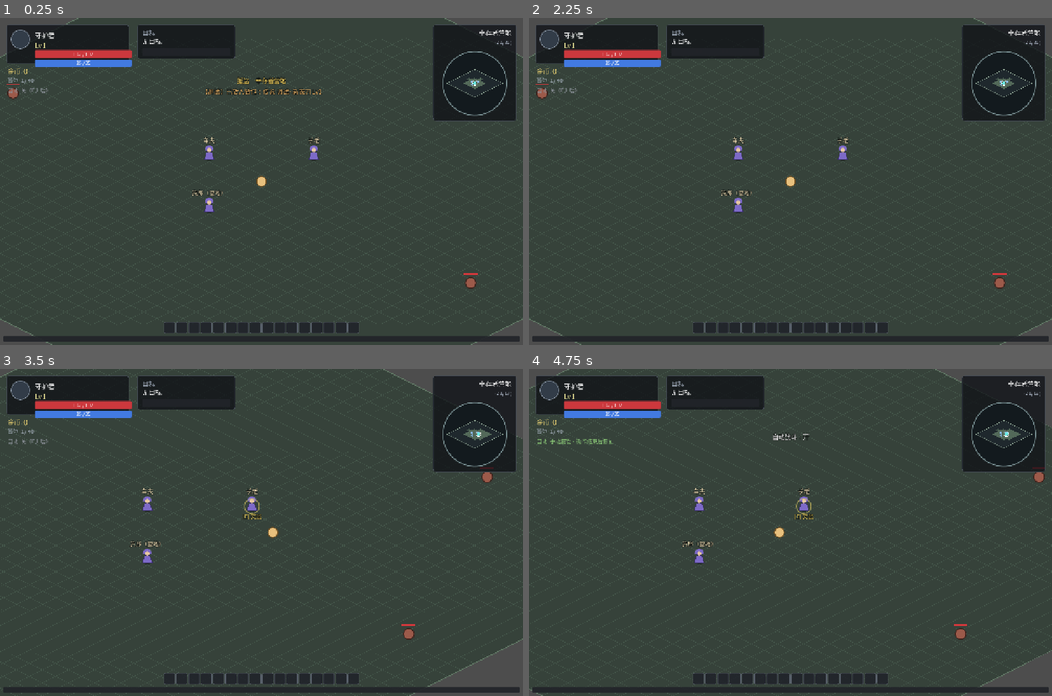
Above: before the commit, frames 1-4 (two rows, left to right).
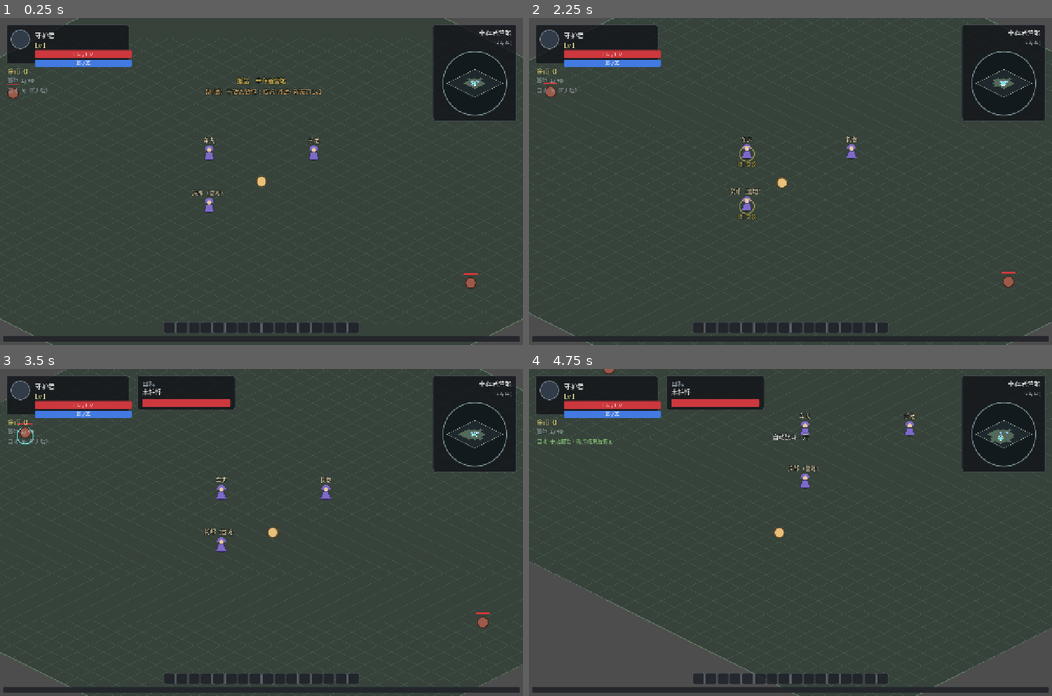
Above: after the commit, the same moments.

Repository: fengcms/DegenerateAge
Game: Godot game, scene res://scenes/Main.tscn
The game is run twice, just before and just after one commit, with the same random seed, the same clock (stepped at 60 frames per second) and the same inputs.
Inputs (mouse positions are in pixels of both pictures, inside the frame that each line leads up to):
- Up to frame 1 (0.25 s): no input
- Up to frame 2 (2.25 s): tap Enter at 0.5 s; drag from (1004, 83) to (842, 109) at 0.52 s; click "关闭 · Esc" at 1.25 s; tap Space (attack) at 2 s; drag from (685, 197) to (764, 246) at 2.02 s
- Up to frame 3 (3.5 s): move the mouse to (313, 460) at 2.77 s; hold D (move_right) from 2.78 s (still down); hold Tab (target_next) from 2.78 s (still down); click (313, 460) at 2.92 s; tap Space (attack) at 3.05 s
- Up to frame 4 (4.75 s): release D (move_right) at 3.5 s; release Tab (target_next) at 3.5 s; drag from (764, 597) to (633, 483) at 3.52 s; move the mouse to (947, 581) at 4.27 s; hold A (move_left) from 4.28 s (still down); hold F (auto_battle) from 4.28 s (still down); click (947, 581) at 4.42 s; tap Tab (target_next) at 4.55 s

The runs differ from the first frame. In frame 1, 1.9% of the frame differs, in the area x 26-45%, y 2-13%; in frame 2, 3.1%, in the area x 0-100%, y 0-100%; in frame 3, 1.7%; in frame 4, 1.6%.

Commit message:
feat(input): 接入可视目标切换与鼠标移动追击普攻

Diff:
--- a/scenes/ui/Hud.tscn
+++ b/scenes/ui/Hud.tscn
@@ -72,7 +72,7 @@
 offset_top = 16.0
 offset_right = 316.0
 offset_bottom = 112.0
-mouse_filter = 2
+mouse_filter = 0
 theme_override_styles/panel = SubResource("sb_panel")
 
 [node name="Portrait" type="Panel" parent="StatusPanel"]
@@ -211,12 +211,13 @@
 alignment = 1
 
 [node name="TargetPanel" type="Panel" parent="."]
+visible = false
 layout_mode = 0
 offset_left = 336.0
 offset_top = 16.0
 offset_right = 576.0
 offset_bottom = 100.0
-mouse_filter = 2
+mouse_filter = 0
 theme_override_styles/panel = SubResource("sb_panel")
 
 [node name="TargetTitle" type="Label" parent="TargetPanel"]
@@ -263,7 +264,7 @@
 offset_right = -16.0
 offset_bottom = 252.0
 grow_horizontal = 0
-mouse_filter = 2
+mouse_filter = 0
 theme_override_styles/panel = SubResource("sb_panel")
 
 [node name="MapName" type="Label" parent="MapPanel"]
@@ -312,7 +313,7 @@
 offset_bottom = 260.0
 grow_horizontal = 0
 grow_vertical = 1
-mouse_filter = 2
+mouse_filter = 0
 theme_override_styles/panel = SubResource("sb_panel")
 
 [node name="Margin" type="MarginContainer" parent="QuestTracker"]
@@ -351,7 +352,7 @@
 offset_bottom = -28.0
 grow_horizontal = 2
 grow_vertical = 0
-mouse_filter = 2
+mouse_filter = 0
 theme_override_constants/separation = 2
 alignment = 1
 
--- a/scripts/entities/monster.gd
+++ b/scripts/entities/monster.gd
@@ -42,6 +42,11 @@
 var max_hp: int = 1
 var hp: int = 1
 var is_dead: bool = false
+var selected := false
+
+func set_selected(value: bool) -> void:
+	selected = value
+	queue_redraw()
 var state: int = State.IDLE
 
 # ---- 由模板派生的 AI 参数 ----
@@ -380,6 +385,8 @@
 	EventBus.loot_spawned.emit(item)
 
 func _draw() -> void:
+	if selected and not is_dead:
+		draw_arc(Vector2.ZERO, RADIUS + 7, 0, TAU, 40, Color("6eebe6"), 2.5, true)
 	var aggro := state == State.CHASE or state == State.ATTACK
 	var body := COLOR_AGGRO if aggro else COLOR_BODY
 	if _flash_t > 0.0:
--- a/scripts/entities/player.gd
+++ b/scripts/entities/player.gd
@@ -5,7 +5,7 @@
 ## M1-3/M1-4：移动 + 普攻结算；M1-5：受击硬直 + 无敌帧 + 死亡复活占位；
 ## M1-9：暴露自动移动 / 自动攻击接口（供 AutoBattle 决策机驱动，3.14）。
 ## 普攻设计为「离散事件」——每次成功发动只结算一次，天然满足 T04（不重复结算）。
-## 技能 / 超距走位在后续子步骤接入。
+## 锁定目标超距接近与点击普攻已接入；技能格随后续技能系统接线。
 
 const RADIUS := 12.0
 const COLOR_BODY := Color("e8c07d")
@@ -50,7 +50,10 @@
 var auto_move: Vector2 = Vector2.ZERO
 ## 上一帧是否检测到手动输入（供 auto_battle 判定「手动接管」）。
 var manual_input_active: bool = false
-## 大地图发出的手动目的地与普攻/自动共用 velocity + move_and_slide；不保存运行态路线。
+## 锁定目标与手动指令归玩家持有；地面/大地图/追击共用移动与普攻，不保存运行态路线。
+var locked_target: Node2D = null
+var target_is_manual := false
+var manual_attack_active := false
 var map_move_active := false
 var _map_destination := Vector2.ZERO
 var _map_check_t := 0.0
@@ -58,15 +61,63 @@
 var _map_stuck_count := 0
 var _map_background := false
 
-func request_map_move(point: Vector2) -> bool:
-	if is_dead or not point.is_finite():
-		return false
+func valid_target(target: Variant) -> bool:
+	return is_instance_valid(target) and target is Node2D and not target.is_queued_for_deletion() and target.get("is_dead") != true and target.has_method("take_hit")
+
+func select_target(target: Node2D, manual: bool = true) -> void:
+	if target != null and not valid_target(target):
+		target = null
+	if is_instance_valid(locked_target) and locked_target.has_method("set_selected"):
+		locked_target.set_selected(false)
+	locked_target = target
+	target_is_manual = manual and target != null
+	if locked_target != null and locked_target.has_method("set_selected"):
+		locked_target.set_selected(true)
+	EventBus.target_changed.emit(locked_target)
+
+func begin_manual_command() -> void:
+	auto_move = Vector2.ZERO
+	var pilot := get_node_or_null("AutoPilot") as AutoBattle
+	if pilot != null:
+		pilot.begin_manual_override()
+
+func request_target_attack(target: Node2D) -> bool:
+	if is_dead or not valid_target(target):
+		return false
+	select_target(target)
+	map_move_active = false
+	manual_attack_active = true
+	reset_move_progress(target.global_position)
+	begin_manual_command()
+	return true
+
+func reset_move_progress(point: Vector2) -> void:
 	_map_destination = point
-	map_move_active = true
 	_map_last_distance = global_position.distance_to(point)
 	_map_check_t = 0.0
 	_map_stuck_count = 0
-	auto_move = Vector2.ZERO
+
+func _manual_attack_direction(delta: float) -> Vector2:
+	if not valid_target(locked_target):
+		manual_attack_active = false
+		select_target(null)
+		return Vector2.ZERO
+	if global_position.distance_to(locked_target.global_position) <= melee_range_px() - AutoBattle.STOP_GAP:
+		_map_stuck_count = 0
+		_map_check_t = 0.0
+		_map_last_distance = INF
+		try_auto_attack(locked_target)
+		return Vector2.ZERO
+	_map_destination = locked_target.global_position
+	return _map_direction(delta)
+
+func request_map_move(point: Vector2) -> bool:
+	if is_dead or not point.is_finite():
+		return false
+	manual_attack_active = false
+	map_move_active = true
+	reset_move_progress(point)
+	begin_manual_command()
 	return true
 
 func _notification(what: int) -> void:
@@ -87,7 +138,8 @@
 		_map_last_distance = distance
 		if _map_stuck_count >= AutoBattle.STUCK_LIMIT:
 			map_move_active = false
-			EventBus.toast_requested.emit("前往地图目标受阻，请换一个位置", "danger")
+			manual_attack_active = false
+			EventBus.toast_requested.emit("前往目标受阻，请换一个位置或目标", "danger")
 			return Vector2.ZERO
 	return global_position.direction_to(_map_destination)
 
@@ -98,6 +150,9 @@
 	_basic = b if b is Dictionary else {"coefficient": 1.0, "range": 1.0}
 
 func _physics_process(delta: float) -> void:
+	if locked_target != null and not valid_target(locked_target):
+		manual_attack_active = false
+		select_target(null)
 	_slow_remaining = maxf(0.0, _slow_remaining - delta)
 	_invuln = maxf(0.0, _invuln - delta)
 	_attack_cd = maxf(0.0, _attack_cd - delta)
@@ -127,14 +182,20 @@
 	# Input.get_vector 已做归一化：斜向不会比正向更快（八向移动）
 	var dir := Input.get_vector("move_left", "move_right", "move_up", "move_down")
 	manual_input_active = dir.length() > MANUAL_EPS
-	if manual_input_active or Input.is_action_pressed("attack") or Input.is_mouse_button_pressed(MOUSE_BUTTON_RIGHT):
+	if manual_input_active or Input.is_mouse_button_pressed(MOUSE_BUTTON_RIGHT):
 		map_move_active = false
-	if map_move_active:
+		manual_attack_active = false
+	if Input.is_action_pressed("attack") and not manual_input_active and not manual_attack_active:
+		if valid_target(locked_target):
+			request_target_attack(locked_target)
+		else:
+			map_move_active = false
+	if manual_attack_active or map_move_active:
 		if _map_background:
 			dir = Vector2.ZERO
 		elif _stun <= 0.0:
-			dir = _map_direction(delta)
-		manual_input_active = map_move_active
+			dir = _manual_attack_direction(delta) if manual_attack_active else _map_direction(delta)
+		manual_input_active = true
 	# 手动输入优先；无手动输入时由自动战斗的移动意图接管（3.14：自动与手动共用同一移动路径）
 	if not manual_input_active and auto_move != Vector2.ZERO:
 		dir = auto_move
@@ -144,7 +205,7 @@
 	move_and_slide()
 
 	# 普攻：按住攻击键，冷却结束即发动一次（每次发动 = 一次结算）
-	if _stun <= 0.0 and Input.is_action_pressed("attack") and _attack_cd <= 0.0:
+	if not manual_attack_active and _stun <= 0.0 and Input.is_action_pressed("attack") and _attack_cd <= 0.0:
 		_try_attack()
 
 	_update_blink()
@@ -166,6 +227,8 @@
 	if is_dead:
 		return
 	map_move_active = false
+	manual_attack_active = false
+	select_target(null)
 	_slow_remaining = 0.0
 	_slow_pct = 0.0
 	is_dead = true
@@ -214,6 +277,8 @@
 		return false
 	if target.get("is_dead") == true or not target.has_method("take_hit"):
 		return false
+	if not target is Node2D or global_position.distance_to(target.global_position) > melee_range_px():
+		return false
 	_attack_cd = maxf(Combat.MIN_ATTACK_INTERVAL, float(GameState.player.get("attackInterval", 0.8)))
 	perform_attack(target)
 	return true
@@ -224,10 +289,10 @@
 func melee_range_px() -> float:
 	return float(_basic.get("range", 1.0)) * Iso.TILE_W
 
-## 尝试普攻：找到攻击范围内最近的敌人则发动（无目标则不动作）。
+## 尝试普攻：优先锁定目标；无锁定时使用范围内最近敌人。
 func _try_attack() -> void:
-	var target := find_nearest_enemy_in_range()
-	if target == null:
+	var target: Node = locked_target if valid_target(locked_target) else find_nearest_enemy_in_range()
+	if target == null or global_position.distance_to(target.global_position) > melee_range_px():
 		return
 	_attack_cd = maxf(Combat.MIN_ATTACK_INTERVAL, float(GameState.player.get("attackInterval", 0.8)))
 	perform_attack(target)
@@ -249,7 +314,8 @@
 
 	Fx.damage_number(get_tree(), target as Node2D, result)
 	EventBus.damage_dealt.emit(target, int(result.get("damage", 0)), bool(result.get("critical", false)))
-	EventBus.target_changed.emit(target)
+	if locked_target != target:
+		select_target(target as Node2D, false)
 	target.take_hit(result, self)
 	return result
 
--- a/scripts/systems/auto_battle.gd
+++ b/scripts/systems/auto_battle.gd
@@ -146,7 +146,7 @@
 		return
 
 	# 持续手动操作先刷新计时；松手后才开始倒计时，避免按住时提前恢复。
-	if _player.map_move_active or _has_manual_input():
+	if _player.map_move_active or _player.manual_attack_active or _has_manual_input():
 		begin_manual_override()
 		return
 
@@ -165,7 +165,7 @@
 	_player.set_auto_move(Vector2.ZERO)
 	_target = null
 	_loot = null
-	_manual_t = MANUAL_RESUME_DELAY
+	_manual_t = MANUAL_RESUME_DELAY if GameState.auto_battle_on else 0.0
 	if GameState.auto_battle_on:
 		_set_state(State.MANUAL_OVERRIDE, "手动接管 · 操作结束后恢复")
 
@@ -205,6 +205,7 @@
 			_search_t = SEARCH_INTERVAL
 			_target = _find_target()
 			if _target != null:
+				_player.select_target(_target as Node2D, _player.target_is_manual and _player.locked_target == _target)
 				_last_dist = INF
 				_stuck_count = 0
 		if _target == null:
@@ -260,6 +261,9 @@
 ## 锚点半径内搜索敌人（3.14）。排除 Boss（除非设置允许）、黑名单目标。
 ## M1 目标优先级：距离最近；同距离取血量更低者（「优先低代价 / 弱目标」的最小实现）。
 func _find_target() -> Node:
+	# 明确选中的目标优先；黑名单仍生效，避免不可达目标循环。
+	if _player.target_is_manual and _player.valid_target(_player.locked_target) and not _is_blacklisted(_player.locked_target):
+		return _player.locked_target
 	var radius := float(GameState.settings.get("searchRadius", 12)) * Iso.TILE_W
 	var allow_boss := bool(GameState.settings.get("allowBoss", false))
 	var best: Node = null
@@ -382,7 +386,7 @@
 		return true
 	if Input.is_action_pressed("attack") or Input.is_action_pressed("target_next"):
 		return true
-	if Input.is_mouse_button_pressed(MOUSE_BUTTON_LEFT) or Input.is_mouse_button_pressed(MOUSE_BUTTON_RIGHT):
+	if Input.is_mouse_button_pressed(MOUSE_BUTTON_RIGHT):
 		return true
 	return false
 
--- a/scripts/ui/hud.gd
+++ b/scripts/ui/hud.gd
@@ -63,6 +63,7 @@
 			_auto_phase = pilot.current_phase()
 	_refresh_auto()
 	_refresh_quests()
+	_update_target()
 
 func _process(_delta: float) -> void:
 	_update_coords()
@@ -223,6 +224,7 @@
 		_map_coords.text = "(%d, %d)" % [int(round(g.x)), int(round(g.y))]
 
 func _update_target() -> void:
+	$TargetPanel.visible = is_instance_valid(_target) and not _target.is_queued_for_deletion() and _target.get("is_dead") != true
 	if _target != null and is_instance_valid(_target) and _target.get("is_dead") != true:
 		_target_name.text = String(_target.get("display_name"))
 		_target_hp.max_value = maxi(1, int(_target.get("max_hp")))
--- a/scripts/world/game.gd
+++ b/scripts/world/game.gd
@@ -146,7 +146,59 @@
 func _notify_arrival() -> void:
 	EventBus.toast_requested.emit("抵达　%s" % MapService.display_name(GameState.current_map), "levelup")
 
+## 使用画布投影后的视口范围，随相机、缩放与窗口尺寸变化。
+func visible_enemies() -> Array[Node2D]:
+	var candidates: Array[Node2D] = []
+	var rect := get_viewport_rect()
+	for enemy in get_tree().get_nodes_in_group("enemies"):
+		if not _player.valid_target(enemy) or not enemy.is_visible_in_tree():
+			continue
+		if rect.has_point(enemy.get_global_transform_with_canvas().origin):
+			candidates.append(enemy)
+	candidates.sort_custom(func(a: Node2D, b: Node2D) -> bool:
+		var da := _player.global_position.distance_squared_to(a.global_position)
+		var db := _player.global_position.distance_squared_to(b.global_position)
+		return a.get_instance_id() < b.get_instance_id() if is_equal_approx(da, db) else da < db)
+	return candidates
+
+func cycle_target() -> void:
+	var candidates := visible_enemies()
+	_player.manual_attack_active = false
+	_player.map_move_active = false
+	_player.begin_manual_command()
+	if candidates.is_empty():
+		_player.select_target(null)
+		EventBus.toast_requested.emit("可视范围内没有目标", "info")
+		return
+	var index := candidates.find(_player.locked_target)
+	_player.select_target(candidates[(index + 1) % candidates.size()])
+
+func enemy_at_screen(point: Vector2) -> Node2D:
+	var best: Node2D = null
+	var nearest := INF
+	for enemy in visible_enemies():
+		var local: Vector2 = enemy.get_global_transform_with_canvas().affine_inverse() * point
+		var distance := local.distance_to(Vector2(0, -Monster.RADIUS * 0.6))
+		if distance <= Monster.RADIUS + 9 and distance < nearest:
+			nearest = distance
+			best = enemy
+	return best
+
 func _unhandled_input(event: InputEvent) -> void:
+	if not GameState.panel_open and not _player.is_dead:
+		if event.is_action_pressed("target_next") and not event.is_echo():
+			cycle_target()
+			get_viewport().set_input_as_handled()
+			return
+		if event is InputEventMouseButton and event.button_index == MOUSE_BUTTON_LEFT and event.pressed:
+			var enemy := enemy_at_screen(event.position)
+			if enemy != null:
+				_player.request_target_attack(enemy)
+			else:
+				var world_point: Vector2 = get_canvas_transform().affine_inverse() * event.position
+				_player.request_map_move(_ground.clamp_to_map(world_point))
+			get_viewport().set_input_as_handled()
+			return
 	# 开发期验证键（M5 移除）：H = 自伤 15，用于验证 HUD 血条实时刷新。
 	if OS.is_debug_build() and event.is_action_pressed("debug_hurt"):
 		GameState.damage_player(15)
--- /dev/null
+++ b/tests/InputFeedbackTest.tscn
@@ -0,0 +1,4 @@
+[gd_scene load_steps=2 format=3]
+[ext_resource type="Script" path="res://tests/input_feedback_test.gd" id="1"]
+[node name="InputFeedbackTest" type="Node"]
+script = ExtResource("1")
--- /dev/null
+++ b/tests/input_feedback_test.gd
@@ -0,0 +1,147 @@
+extends Node
+## 使用真实 Main 和 Viewport 输入路由验证试玩反馈；独立 tests 存档闸门。
+var failures: Array[String] = []
+
+func check(ok: bool, message: String) -> void:
+	if not ok:
+		failures.append(message)
+		print("[InputFeedback] 失败：", message)
+
+func key(code: Key) -> void:
+	for pressed in [true, false]:
+		var event := InputEventKey.new()
+		event.physical_keycode = code
+		event.keycode = code
+		event.pressed = pressed
+		get_viewport().push_input(event, true)
+
+func click(point: Vector2) -> void:
+	for pressed in [true, false]:
+		var event := InputEventMouseButton.new()
+		event.button_index = MOUSE_BUTTON_LEFT
+		event.position = point
+		event.pressed = pressed
+		get_viewport().push_input(event, true)
+
+func _ready() -> void:
+	GameState.reset_to_defaults()
+	var main: Node = load("res://scenes/Main.tscn").instantiate()
+	add_child(main)
+	await get_tree().process_frame
+	var world: Node2D = main.get_node("Game")
+	var player: PlayerCharacter = main.get_node("Game/Entities/Player")
+	var pilot: AutoBattle = player.get_node("AutoPilot")
+	var hud: Control = main.get_node("UI/Hud")
+	world.get_node("Spawner").set_process(false)
+	for enemy in get_tree().get_nodes_in_group("enemies"):
+		enemy.queue_free()
+	await get_tree().process_frame
+	var enemies: Array[Monster] = []
+	for offset in [Vector2(130, 0), Vector2(260, 0), Vector2(2000, 0)]:
+		var enemy := (load("res://scenes/entities/Monster.tscn") as PackedScene).instantiate() as Monster
+		enemy.monster_id = "training_dummy"
+		world.add_child(enemy)
+		enemy.global_position = player.global_position + offset
+		enemy.max_hp = 1000
+		enemy.hp = 1000
+		enemy.set_physics_process(false)
+		enemies.append(enemy)
+	await get_tree().create_timer(0.1).timeout
+	check(not hud.get_node("TargetPanel").visible, "无目标时整体隐藏")
+	key(KEY_TAB)
+	check(player.locked_target == enemies[0] and enemies[0].selected, "Tab 首选最近可见目标")
+	check(hud.get_node("TargetPanel").visible, "选中显示目标区")
+	key(KEY_TAB)
+	check(player.locked_target == enemies[1] and not enemies[0].selected, "Tab 切换并清除旧高亮")
+	key(KEY_TAB)
+	check(player.locked_target == enemies[0], "Tab 循环不选屏外怪")
+	check(not player.try_auto_attack(enemies[1]), "超距离不能直接扣血")
+	# 自动获得的旧目标不能绕过新锚点范围；显式锁定优先，但仍遵守不可达黑名单。
+	pilot._anchor = enemies[2].global_position
+	player.select_target(enemies[0], false)
+	check(pilot._find_target() == enemies[2], "自动旧目标不绕过锚点范围")
+	player.select_target(enemies[0])
+	check(pilot._find_target() == enemies[0], "用户锁定目标优先")
+	pilot._blacklist[enemies[0].get_instance_id()] = 8.0
+	check(pilot._find_target() != enemies[0], "锁定目标仍遵守不可达黑名单")
+	pilot._blacklist.clear()
+	pilot._anchor = player.global_position
+	# 空地移动使用世界投影，与相机位置无关。
+	var start := player.global_position
+	var point := start + Vector2(0, 130)
+	click(world.get_canvas_transform() * point)
+	await get_tree().create_timer(0.3).timeout
+	check(player.global_position.distance_to(point) < start.distance_to(point), "主地图左击实际行走")
+	Input.action_press("move_left")
+	await get_tree().physics_frame
+	await get_tree().physics_frame
+	Input.action_release("move_left")
+	check(not player.map_move_active, "WASD 取消点击行走")
+	# 点击指定的远目标，不应攻击更近的其他怪。
+	click(enemies[1].get_global_transform_with_canvas().origin + Vector2(0, -8))
+	check(player.manual_attack_active and player.locked_target == enemies[1], "点击怪物锁定并下达攻击")
+	await get_tree().create_timer(2.2).timeout
+	check(enemies[1].hp < 1000 and enemies[0].hp == 1000, "接近后持续普攻仅命中指定目标")
+	check(player.global_position.distance_to(enemies[1].global_position) <= player.melee_range_px(), "攻击时实际抵达范围")
+	if DisplayServer.get_name() != "headless":
+		await RenderingServer.frame_post_draw
+		get_viewport().get_texture().get_image().save_png("/tmp/degenerateage_input_selected.png")
+	# 打开面板后，地图区域鼠标不能驱动人物。
+	key(KEY_M)
+	var stopped := player.global_position
+	var hp_before := enemies[1].hp
+	await get_tree().create_timer(0.3).timeout
+	check(player.global_position.is_equal_approx(stopped) and enemies[1].hp == hp_before, "面板阻断追击及攻击")
+	key(KEY_ESCAPE)
+	Input.action_press("move_left")
+	await get_tree().physics_frame
+	await get_tree().physics_frame
+	Input.action_release("move_left")
+	check(not player.manual_attack_active, "WASD 取消连续攻击")
+	click(Vector2(100, 50))
+	check(not player.map_move_active and not player.manual_attack_active, "点击 HUD 不穿透到世界")
+	# Space 对 Tab 锁定目标同样可以超距接近。
+	player.global_position = start
+	player.select_target(enemies[1])
+	Input.action_press("attack")
+	await get_tree().physics_frame
+	await get_tree().physics_frame
+	Input.action_release("attack")
+	check(player.manual_attack_active, "Space 接近锁定目标")
+	player.manual_attack_active = false
+	# 目标直接释放也必须清除引用和 HUD。
+	enemies[1].queue_free()
+	await get_tree().process_frame
+	await get_tree().physics_frame
+	await get_tree().process_frame
+	check(not is_instance_valid(player.locked_target) and not hud.get_node("TargetPanel").visible, "目标释放清理选中和 HUD")
+	# 持续按键超过 3 秒不会恢复，松开后倒计时。
+	GameState.set_auto_battle(true)
+	pilot.set_physics_process(false)
+	player.set_physics_process(false)
+	Input.action_press("move_left")
+	for i in range(5):
+		pilot._physics_process(1.0)
+	check(pilot._manual_t == 3.0 and pilot.current_state() == AutoBattle.State.MANUAL_OVERRIDE, "持续手动操作刷新三秒")
+	Input.action_release("move_left")
+	pilot._physics_process(1.0)
+	check(pilot.current_phase().contains("2 秒") and String(hud.get_node("%AutoLabel").text).contains("2 秒"), "HUD 显示真实倒计时")
+	pilot._notification(NOTIFICATION_APPLICATION_FOCUS_OUT)
+	pilot._physics_process(1.0)
+	check(pilot._manual_t == 2.0, "后台冻结倒计时")
+	pilot._notification(NOTIFICATION_APPLICATION_FOCUS_IN)
+	GameState.set_auto_battle(false)
+	for enemy in enemies:
+		if is_instance_valid(enemy):
+			enemy.queue_free()
+	await get_tree().process_frame
+	key(KEY_TAB)
+	check(player.locked_target == null and not hud.get_node("TargetPanel").visible, "空场景 Tab 无目标")
+	if DisplayServer.get_name() != "headless":
+		await RenderingServer.frame_post_draw
+		get_viewport().get_texture().get_image().save_png("/tmp/degenerateage_input_empty.png")
+	main.queue_free()
+	await get_tree().process_frame
+	GameState.reset_to_defaults()
+	print("[InputFeedback] ", "全部通过 ✅" if failures.is_empty() else str(failures))
+	get_tree().quit(0 if failures.is_empty() else 1)
Not shown, added: tests/input_feedback_test.gd.uid
Not shown, changed: README.md
Not shown, changed: docs/产品文档/09-UI与交互规范.md
Not shown, changed: docs/工程文档/02-阶段开发计划与验收标准.md
Not shown, changed: docs/工程文档/08-开发交接文档.md
Not shown, changed: docs/工程文档/13-M3多地图车夫精英与Boss实施方案.md
